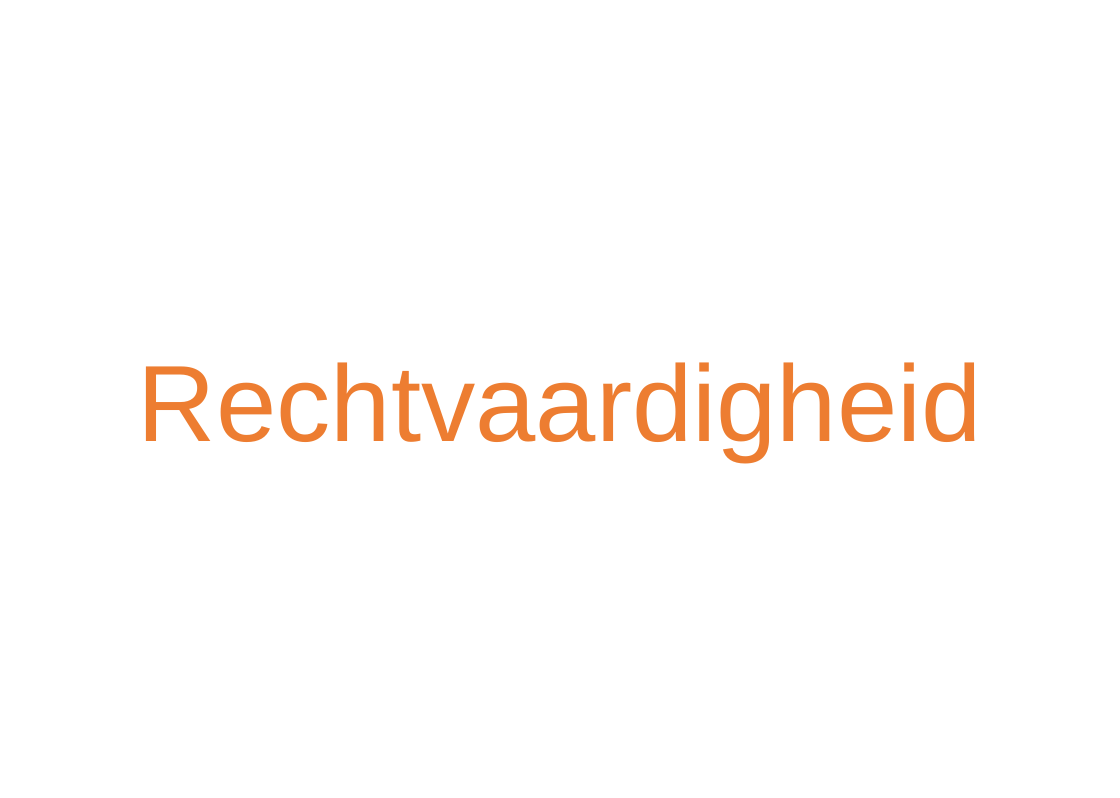
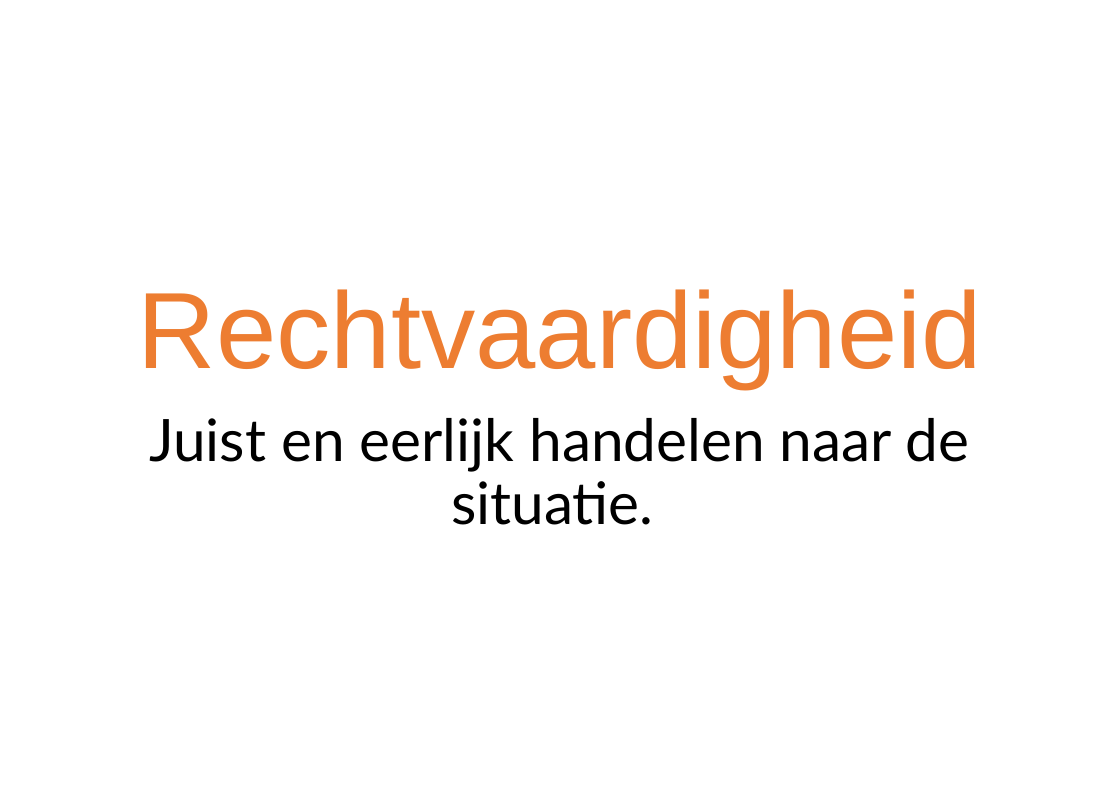
Before and after one commit to ScrumFacilitators/Schwartz-Universal-Values, a slide deck: slide 63 of Schwartz Basis Menselijke Waarden.pptx. Drawn at 1120x798 pixels with LibreOffice and Linux fonts; fonts in the diff are those of the drawing; background and template pictures are left out. Boxes give left, top, right and bottom in pixels: in the first picture for what was removed or moved away, otherwise in the second. Text is boxed around its words. In the diff, an @@ line names an element or a change of style, - is before the commit and + after.

```diff
--- a/Schwartz Basis Menselijke Waarden.pptx
+++ b/Schwartz Basis Menselijke Waarden.pptx
@@ text at <box>149,418,970,525</box>: paragraph added @@
+Juist en eerlijk handelen naar de situatie.
```
Also in this commit, not shown: 22 other slides changed, 1 other file.
